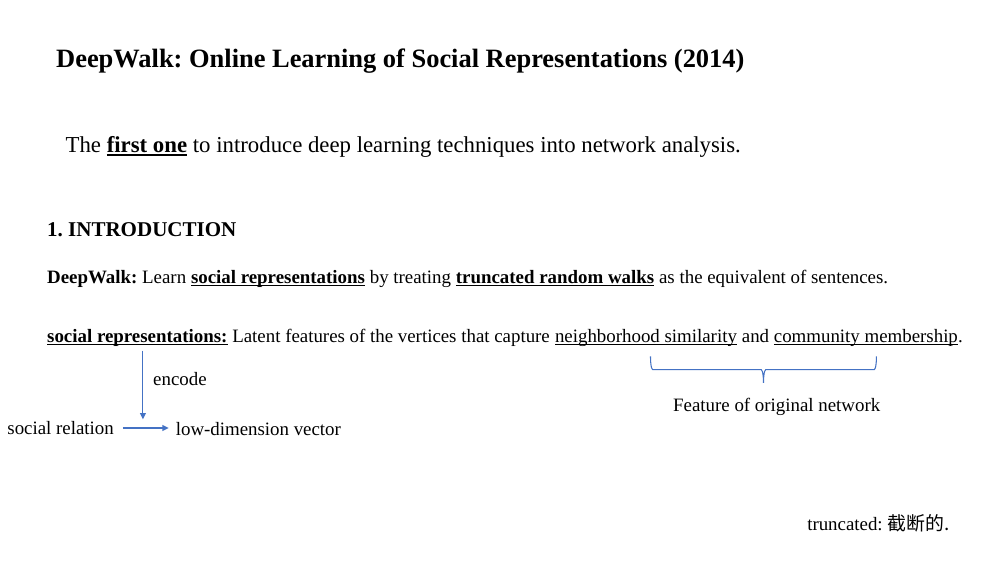
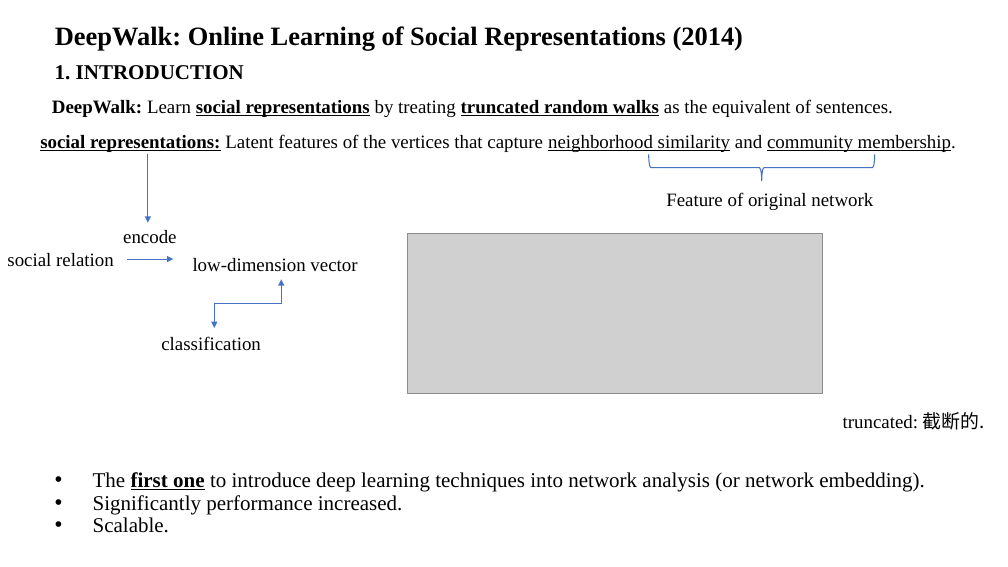
Before and after one commit to Tigerrr07/GNN-tiger, a slide deck: slide 1 of deepwalk.pptx. Drawn at 1008x567 pixels with LibreOffice and Linux fonts; fonts in the diff are those of the drawing; grey boxes stand for pictures. Boxes give left, top, right and bottom in pixels: in the first picture for what was removed or moved away, otherwise in the second. Text is boxed around its words. In the diff, an @@ line names an element or a change of style, - is before the commit and + after.

```diff
--- a/deepwalk.pptx
+++ b/deepwalk.pptx
@@ title "DeepWalk: Online Learning of Social ...": place and size @@
-title "DeepWalk: Online Learning of Social ..." at box(56, 48, 744, 73)
+title "DeepWalk: Online Learning of Social ..." at box(55, 26, 743, 51)
@@ text "1. INTRODUCTION": place and size @@
-text "1. INTRODUCTION" at box(47, 222, 236, 237)
+text "1. INTRODUCTION" at box(55, 65, 244, 80)
@@ text "DeepWalk: Learn social representations by ...": place and size @@
-text "DeepWalk: Learn social representations by ..." at box(47, 269, 888, 287)
+text "DeepWalk: Learn social representations by ..." at box(52, 99, 893, 117)
@@ text "social representations: Latent features of ...": place and size @@
-text "social representations: Latent features of ..." at box(47, 328, 963, 346)
+text "social representations: Latent features of ..." at box(40, 134, 956, 152)
@@ arrow moved from (143, 351) - (143, 420) to (148, 154) - (148, 222) @@
@@ right brace: place and size @@
-right brace at box(650, 357, 876, 383)
+right brace at box(649, 154, 875, 181)
@@ text "Feature of original network": place and size @@
-text "Feature of original network" at box(673, 397, 880, 415)
+text "Feature of original network" at box(666, 192, 873, 210)
@@ text "encode": place and size @@
-text "encode" at box(153, 372, 206, 386)
+text "encode" at box(123, 230, 176, 244)
@@ picture added at box(408, 234, 823, 393) @@
@@ text "social relation": place and size @@
-text "social relation" at box(7, 421, 114, 435)
+text "social relation" at box(7, 253, 114, 267)
@@ arrow moved from (123, 428) - (169, 428) to (128, 259) - (173, 259) @@
@@ text "low-dimension vector": place and size @@
-text "low-dimension vector" at box(176, 422, 341, 436)
+text "low-dimension vector" at box(193, 258, 357, 272)
@@ elbow double arrow added from (281, 280) to (214, 328), #4472C4 0.5 pt @@
@@ text added at box(161, 336, 261, 351), 18 pt, text #000000 @@
+classification
@@ text "truncated: 截断的.": place and size @@
-text "truncated: 截断的." at box(807, 514, 950, 532)
+text "truncated: 截断的." at box(843, 412, 985, 430)
@@ text at box(93, 472, 925, 533): text changed; size 21.7 to 20 pt @@
-The first one to introduce deep learning techniques into network analysis.
+• The first one to introduce deep learning techniques into network analysis (or network embedding).
+• Significantly performance increased.
+• Scalable.
```
Also in this commit, not shown: 2 slides added, 1 other file.
